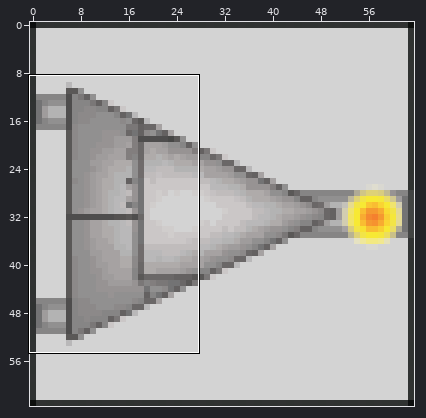
Pixel-art sprite -- assets/gates/not.png. The picture above shows the old version from afar; the outline marks the close-up.
Close-up. Before:
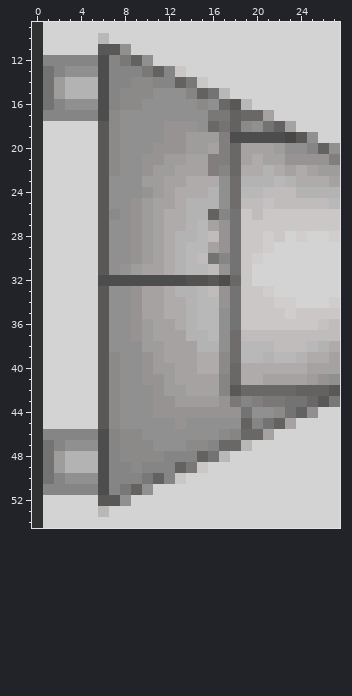
The file is 64x64 pixels. Colours within 5 levels of each other are drawn and written as one. Shown: x 0..27, y 9..54.
New version:
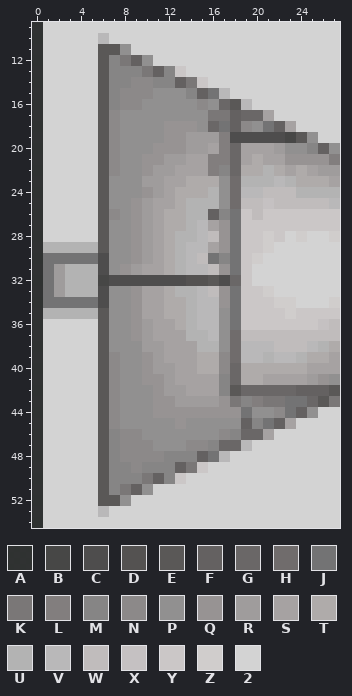
Palette (. is transparent): A #292929ef  B #474746  C #4e4d4d  D #545251  E #5a5857  F #646161  G #6a6767  H #706c6c  J #737374  K #7a7777  L #827e7e  M #868585  N #8c8989  P #919090  Q #979393  R #9f9c9c  S #a6a2a2  T #afabaa  U #b3b3b3  V #b9b8b9  W #c0bcbc  X #c5c1c2  Y #cbc7c7  Z #d0cdcc  2 #d3d3d3
Edits made:
{"y":12,"x":1,"old":"MMMMMC","new":"22222E"}
{"y":13,"x":1,"old":"JMPPPC","new":"22222E"}
{"y":14,"x":1,"old":"JRUUUC","new":"22222E"}
{"y":15,"x":1,"old":"JRUUUC","new":"22222E"}
{"y":16,"x":1,"old":"JMPPPC","new":"22222E"}
{"y":17,"x":1,"old":"MMMMMC","new":"22222E"}
{"y":29,"x":1,"old":"22222","new":"UUUUU"}
{"y":30,"x":1,"old":"22222E","new":"JJJJJC"}
{"y":31,"x":1,"old":"22222E","new":"JRUUUC"}
{"y":32,"x":1,"old":"22222C","new":"JRUUUB"}
{"y":33,"x":1,"old":"22222E","new":"JRUUUC"}
{"y":34,"x":1,"old":"22222E","new":"JJJJJC"}
{"y":35,"x":1,"old":"22222","new":"UUUUU"}
{"y":46,"x":1,"old":"MMMMMC","new":"22222E"}
{"y":47,"x":1,"old":"JMPPPC","new":"22222E"}
{"y":48,"x":1,"old":"JRUUUC","new":"22222E"}
{"y":49,"x":1,"old":"JRUUUC","new":"22222E"}
{"y":50,"x":1,"old":"JMPPPC","new":"22222E"}
{"y":51,"x":1,"old":"MMMMMC","new":"22222E"}
{"label":"changed","picture_box":[43,55,109,121]}
{"label":"changed","picture_box":[43,242,109,319]}
{"label":"changed","picture_box":[43,429,109,495]}
